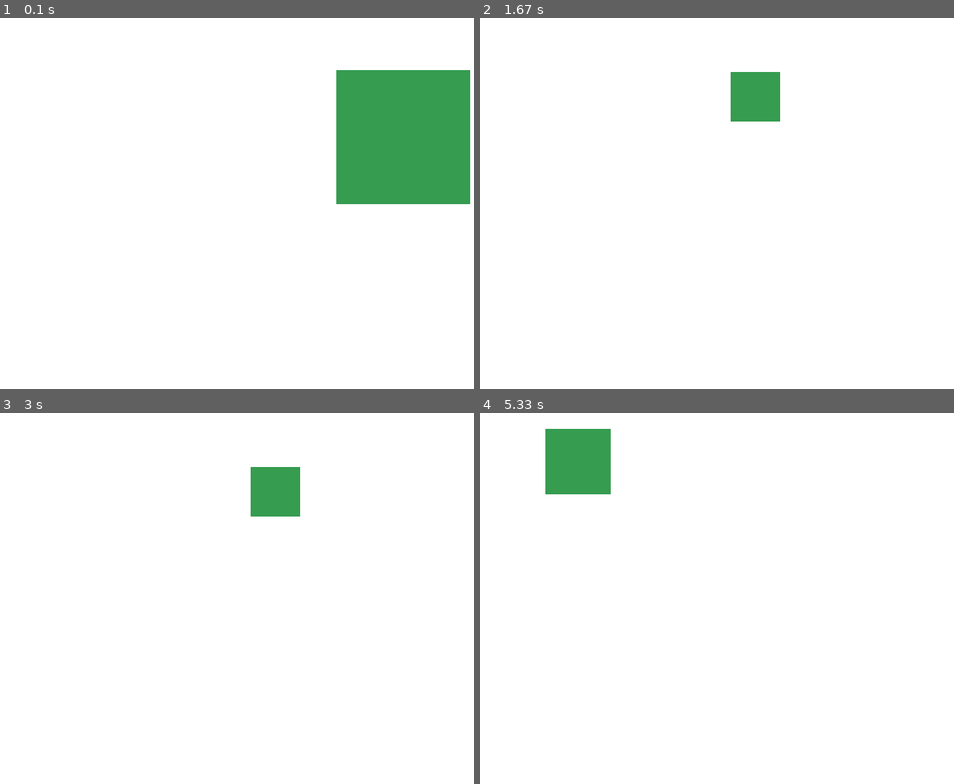
Above: before the commit, frames 1-4 (two rows, left to right).
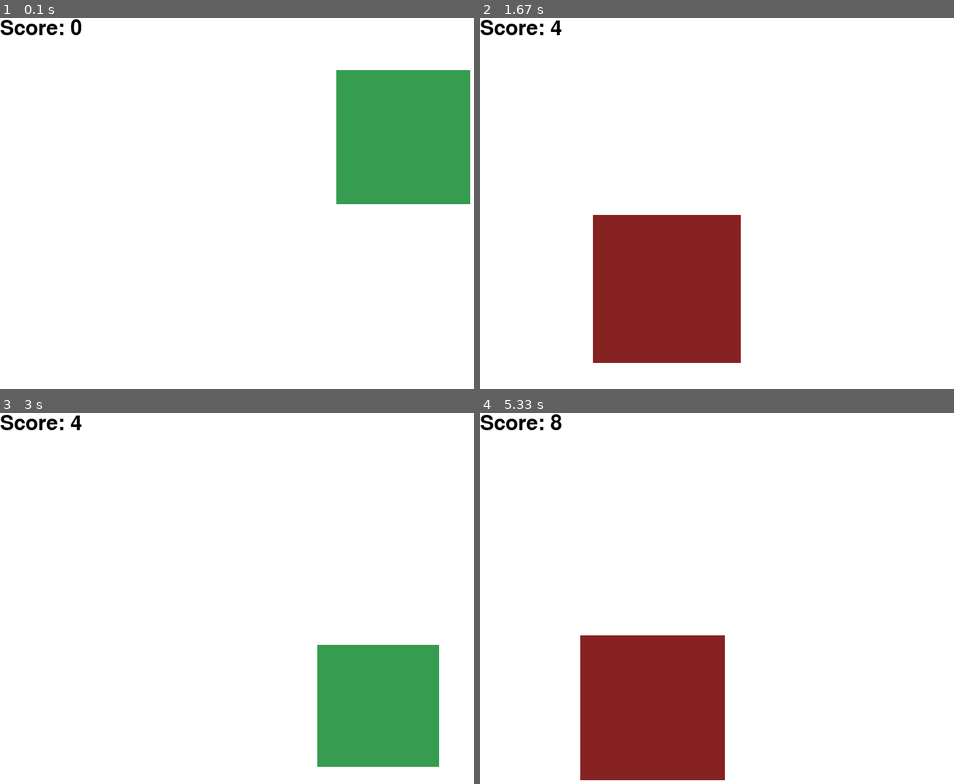
Above: after the commit, the same moments.

Repository: gnikkoch96/pygame-projects
Game: pygame game, started from test_game/main.py
Same seed, same stepped clock (60 frames per second), same inputs: the game is played once before the commit and once after it.
Inputs (mouse positions are in pixels of both pictures, inside the frame that each line leads up to):
- Up to frame 1 (0.1 s): no input
- Up to frame 2 (1.67 s): click (897, 199) at 0.38 s; click (754, 95) at 0.72 s; click (641, 259) at 1.05 s; click (603, 66) at 1.38 s
- Up to frame 3 (3 s): click (184, 683) at 1.72 s; click (426, 568) at 2.05 s; click (156, 709) at 2.38 s; click (355, 572) at 2.72 s
- Up to frame 4 (5.33 s): click (911, 702) at 3.05 s; click (603, 720) at 3.88 s; click (631, 691) at 4.22 s; click (759, 487) at 4.55 s; click (607, 446) at 4.88 s; click (584, 720) at 5.22 s

The runs differ from the first frame. In frame 1, 0.3% of the frame differs, in the area x 0-18%, y 0-5%; in frame 2, 14%; in frame 3, 10%; in frame 4, 15%, in the area x 0-52%, y 0-99%.

Commit message:
feat: add score label to display score of the user

Diff:
--- a/test_game/main.py
+++ b/test_game/main.py
@@ -18,6 +18,8 @@
 # we do this so that we can change when to run or not
 running: bool = True
 
+score: int = 0
+
 # rectangle properties
 good_color: str = "#359c50" # can click
 bad_color: str = "#872222" # lose points for clicking
@@ -28,15 +30,26 @@
 
 
 def check_input():
-    global running
+    global running, current_square, score
 
     for event in pygame.event.get():
         if event.type == pygame.QUIT:
             running = False
+        elif event.type == pygame.MOUSEBUTTONDOWN:
+            if current_square:
+                x, y, w, h, color = current_square
+                mouse_x, mouse_y = pygame.mouse.get_pos()
+                if x <= mouse_x <= x + w and y <= mouse_y <= y + h:
+                    if color == good_color:
+                        score += 1
+                    else:
+                        score -= 1
+                    # regenerate a new square
+                    current_square = None
 
 
 def render():
-    global screen, current_square, last_generation_time
+    global screen, current_square, last_generation_time, score
 
     screen.fill(pygame.Color(BACKGROUND_COLOR))
 
@@ -62,6 +75,12 @@
         x, y, w, h, color = current_square
         pygame.draw.rect(screen, pygame.Color(color), (x, y, w, h))
 
+
+    # render score text
+    font = pygame.font.SysFont(None, 48)
+    text = font.render(f"Score: {score}", True, pygame.Color("#000000"))
+    screen.blit(text, (0, 0))
+
     pygame.display.flip()
 
 
